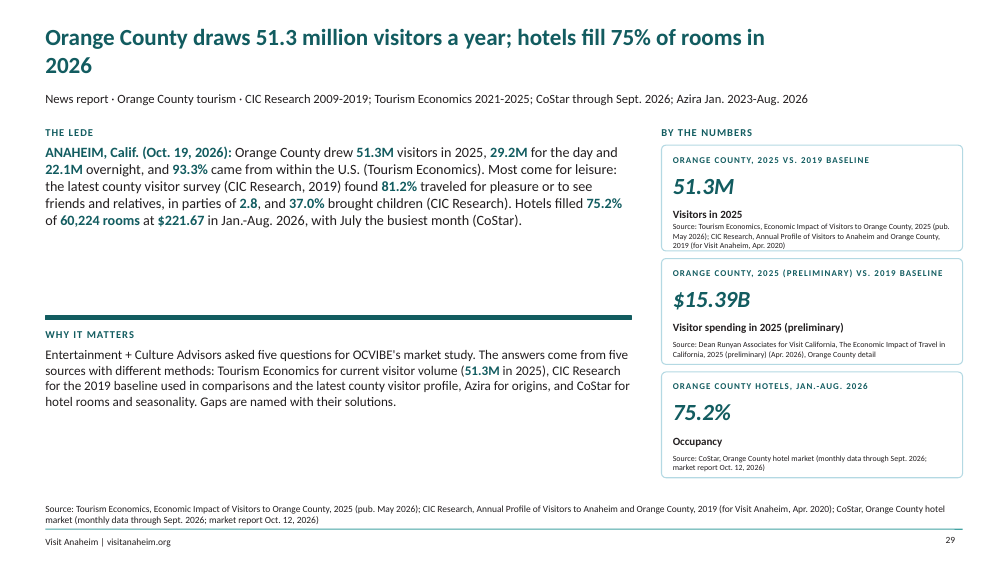
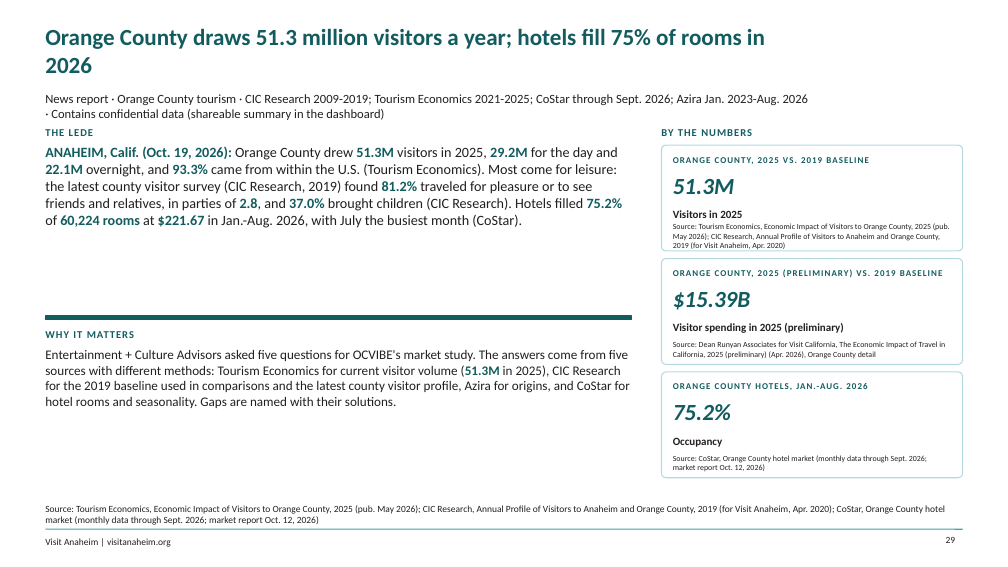
Before and after one commit to bi-visitanaheim/oc-vibe-insights, a slide deck: slide 29 of pipeline/OC_Vibe_Insights.pptx. Drawn at 1008x567 pixels with LibreOffice and Linux fonts; fonts in the diff are those of the drawing; background and template pictures are left out. Boxes give left, top, right and bottom in pixels: in the first picture for what was removed or moved away, otherwise in the second. Text is boxed around its words. In the diff, an @@ line names an element or a change of style, - is before the commit and + after.

```diff
--- a/pipeline/OC_Vibe_Insights.pptx
+++ b/pipeline/OC_Vibe_Insights.pptx
@@ text at (x1=45, y1=94, x2=809, y2=120): text changed @@
-News report · Orange County tourism · CIC Research 2009-2019; Tourism Economics 2021-2025; CoStar through Sept. 2026; Azira Jan. 2023-Aug. 2026
+News report · Orange County tourism · CIC Research 2009-2019; Tourism Economics 2021-2025; CoStar through Sept. 2026; Azira Jan. 2023-Aug. 2026 · Contains confidential data (shareable summary in the dashboard)
```
Also in this commit, not shown: 19 other slides changed, 2 slides added, 24 other files.
